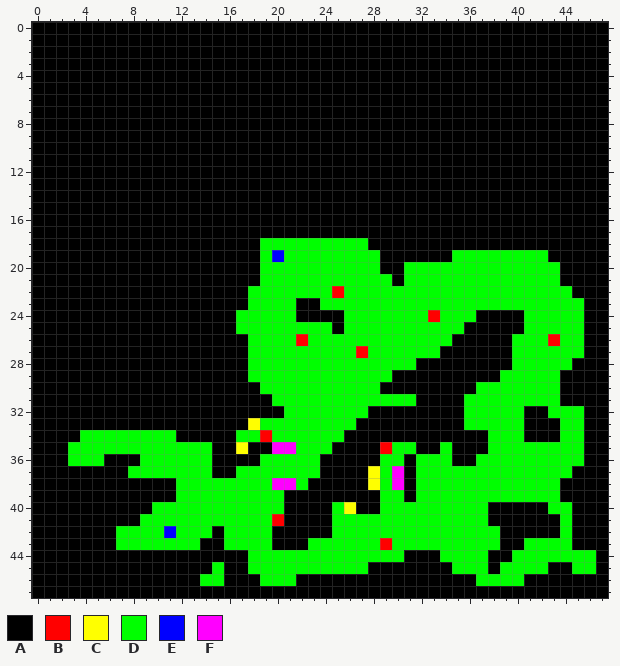
Two states of a pixel-art sprite, FromTheDregs/map/recent.png. Above: the version before the commit.
The file is 48x48 pixels.
Palette (. is transparent): A #000000  B #ff0000  C #ffff00  D #00ff00  E #0000ff  F #ff00ff
Pixels before, first column x 0:
 0 AAAAAAAAAAAAAAAAAAAAAAAAAAAAAAAAAAAAAAAAAAAAAAAA
 1 AAAAAAAAAAAAAAAAAAAAAAAAAAAAAAAAAAAAAAAAAAAAAAAA
 2 AAAAAAAAAAAAAAAAAAAAAAAAAAAAAAAAAAAAAAAAAAAAAAAA
 3 AAAAAAAAAAAAAAAAAAAAAAAAAAAAAAAAAAAAAAAAAAAAAAAA
 4 AAAAAAAAAAAAAAAAAAAAAAAAAAAAAAAAAAAAAAAAAAAAAAAA
 5 AAAAAAAAAAAAAAAAAAAAAAAAAAAAAAAAAAAAAAAAAAAAAAAA
 6 AAAAAAAAAAAAAAAAAAAAAAAAAAAAAAAAAAAAAAAAAAAAAAAA
 7 AAAAAAAAAAAAAAAAAAAAAAAAAAAAAAAAAAAAAAAAAAAAAAAA
 8 AAAAAAAAAAAAAAAAAAAAAAAAAAAAAAAAAAAAAAAAAAAAAAAA
 9 AAAAAAAAAAAAAAAAAAAAAAAAAAAAAAAAAAAAAAAAAAAAAAAA
10 AAAAAAAAAAAAAAAAAAAAAAAAAAAAAAAAAAAAAAAAAAAAAAAA
11 AAAAAAAAAAAAAAAAAAAAAAAAAAAAAAAAAAAAAAAAAAAAAAAA
12 AAAAAAAAAAAAAAAAAAAAAAAAAAAAAAAAAAAAAAAAAAAAAAAA
13 AAAAAAAAAAAAAAAAAAAAAAAAAAAAAAAAAAAAAAAAAAAAAAAA
14 AAAAAAAAAAAAAAAAAAAAAAAAAAAAAAAAAAAAAAAAAAAAAAAA
15 AAAAAAAAAAAAAAAAAAAAAAAAAAAAAAAAAAAAAAAAAAAAAAAA
16 AAAAAAAAAAAAAAAAAAAAAAAAAAAAAAAAAAAAAAAAAAAAAAAA
17 AAAAAAAAAAAAAAAAAAAAAAAAAAAAAAAAAAAAAAAAAAAAAAAA
18 AAAAAAAAAAAAAAAAAAADDDDDDDDDAAAAAAAAAAAAAAAAAAAA
19 AAAAAAAAAAAAAAAAAAADEDDDDDDDDAAAAAADDDDDDDDAAAAA
20 AAAAAAAAAAAAAAAAAAADDDDDDDDDDAADDDDDDDDDDDDDAAAA
21 AAAAAAAAAAAAAAAAAAADDDDDDDDDDDADDDDDDDDDDDDDAAAA
22 AAAAAAAAAAAAAAAAAADDDDDDDBDDDDDDDDDDDDDDDDDDDAAA
23 AAAAAAAAAAAAAAAAAADDDDAADDDDDDDDDDDDDDDDDDDDDDAA
24 AAAAAAAAAAAAAAAAADDDDDAAAADDDDDDDBDDDAAAADDDDDAA
25 AAAAAAAAAAAAAAAAADDDDDDDDADDDDDDDDDDAAAAADDDDDAA
26 AAAAAAAAAAAAAAAAAADDDDBDDDDDDDDDDDDAAAAADDDBDDAA
27 AAAAAAAAAAAAAAAAAADDDDDDDDDBDDDDDDAAAAAADDDDDDAA
28 AAAAAAAAAAAAAAAAAADDDDDDDDDDDDDDAAAAAAAADDDDDAAA
29 AAAAAAAAAAAAAAAAAADDDDDDDDDDDDAAAAAAAAADDDDDAAAA
30 AAAAAAAAAAAAAAAAAAADDDDDDDDDDAAAAAAAADDDDDDDAAAA
31 AAAAAAAAAAAAAAAAAAAADDDDDDDDDDDDAAAADDDDDDDDAAAA
32 AAAAAAAAAAAAAAAAAAAAADDDDDDDAAAAAAAADDDDDAADDDAA
33 AAAAAAAAAAAAAAAAAACDDDDDDDDAAAAAAAAADDDDDAAADDAA
34 AAAADDDDDDDDAAAAADDBDDDDDDAAAAAAAAAAAADDDAAADDAA
35 AAADDDDDDDDDDDDAACAAFFDDDAAAABDDAADAAADDDDDDDDAA
36 AAADDDAAADDDDDDAAAADDDDDAAAAADDADDDAADDDDDDDDDAA
37 AAAAAAAADDDDDDDAADDDDDDDAAAACDFADDDDDDDDDDDDDAAA
38 AAAAAAAAAAAADDDDDDDDFFDAAAAACDFADDDDDDDDDDDDAAAA
39 AAAAAAAAAAAADDDDDDDDDAAAAAAAADDADDDDDDDDDDDDAAAA
40 AAAAAAAAAADDDDDDDDDDDAAAADCAADDDDDDDDDAAAAADDAAA
41 AAAAAAAAADDDDDDDDDDDBAAAADDDDDDDDDDDDDAAAAAADAAA
42 AAAAAAADDDDEDDDADDDDAAAAADDDDDDDDDDDDDDAAAAADAAA
43 AAAAAAADDDDDDDAADDDDAAADDDDDDBDDDDDDDDDAADDDDAAA
44 AAAAAAAAAAAAAAAAAADDDDDDDDDDDDDAAADDDDAADDDDDDDA
45 AAAAAAAAAAAAAAADAADDDDDDDDDDAAAAAAADDDADDDDAADDA
46 AAAAAAAAAAAAAADDAAADDDAAAAAAAAAAAAAAADDDDAAAAAAA
47 AAAAAAAAAAAAAAAAAAAAAAAAAAAAAAAAAAAAAAAAAAAAAAAA
New version:
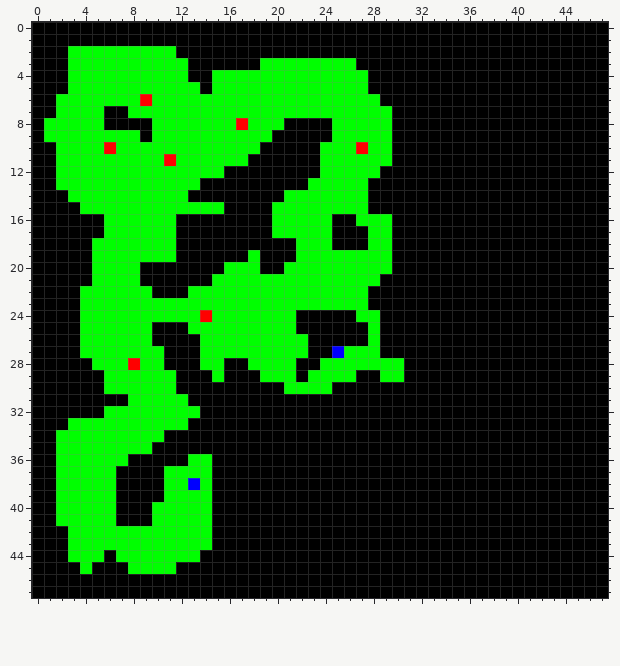
What changed:
Changed rows in their new state; - is an unchanged pixel.
first column x 1:
 2 --DDDDDDDDD-----------------------------------
 3 --DDDDDDDDDD------DDDDDDDD--------------------
 4 --DDDDDDDDDD--DDDDDDDDDDDDD-------------------
 5 --DDDDDDDDDDD-DDDDDDDDDDDDD-------------------
 6 -DDDDDDDBDDDDDDDDDDDDDDDDDDD------------------
 7 -DDDD--DDDDDDDDDDDDDDDDDDDDDD-----------------
 8 DDDDD----DDDDDDDBDDD----DDDDD-----------------
 9 DDDDDDDD-DDDDDDDDDD-----DDDDD-----------------
10 -DDDDBDDDDDDDDDDDD-----DDDBDD-----------------
11 -DDDDDDDDDBDDDDDD------DDDDDD-----------------
12 -DDDDDDDDDDDDDD--------DDDDD------------------
13 -DDDDDDDDDDDD---------DDDDD-------------------
14 --DDDDDDDDDD--------DDDDDDD-------------------
15 ---DDDDDDDDDDDD----DDDDDDDD-------------------
16 -----DDDDDD--------DDDDD--DDD-----------------
17 -----DDDDDD--------DDDDD---DD-----------------
18 ----DDDDDDD-------AAA---AAADD-----------------
19 ----DDDDDDD------DAAA-------D-----AAAAAAAA----
20 ----DDDD-------DDDAA--------D-AAAAAAAAAAAAA---
21 ----DDDD------DDDD----------A-AAAAAAAAAAAAA---
22 ---DDDDDD---DDDDD-------D--AAAAAAAAAAAAAAAAA--
23 ---DDDDDDDDDDDDDD----DD----AAAAAAAAAAAAAAAAAA-
24 ---DDDDDDDDDDBDD---------A--AAAAAAAA----AAAAA-
25 ---DDDDDD---DDDD-----AAA-AA-AAAAAAA-----AAAAA-
26 ---DDDDDD----DDDD----DAAAAA-AAAAAA-----AAAAAA-
27 ---DDDDDDD---DDDD-----AAE-D-AAAAA------AAAAAA-
28 ----DDDBDD---DD------AA-------A--------AAAAA--
29 -----DDDDDD---D--A---A----AA-D--------AAAAA---
30 -----DDDDDD-------AA----AAAA--------AAAAAAA---
31 -------DDDDD-------AAAAAAAAAAAA----AAAAAAAA---
32 -----DDDDDDDD-------AAAAAAA--------AAAAA--AAA-
33 --DDDDDDDDDD-----AAAAAAAAA---------AAAAA---AA-
34 -DD-------A-----AAAAAAAAA------------AAA---AA-
35 -D-------AAAAA--A--AAAAA----AAA--A---AAAAAAAA-
36 -D---DD-AAAA------AAAAA-----AA-AAA--AAAAAAAAA-
37 -DDDDD-AAA------AAAAAAA----AAA-AAAAAAAAAAAAA--
38 -DDDDD----D-E-AAAAAAAA-----AAA-AAAAAAAAAAAA---
39 -DDDDD----D---AAAAAA--------AA-AAAAAAAAAAAA---
40 -DDDDD--------AAAAAA----AA--AAAAAAAAA-----AA--
41 -DDDDD--A-----AAAAAA----AAAAAAAAAAAAA------A--
42 --DDDD----D----AAAA-----AAAAAAAAAAAAAA-----A--
43 --DDDD-------D-AAAA---AAAAAAAAAAAAAAAA--AAAA--
44 --DDD-DDDDDDD----AAAAAAAAAAAAA---AAAA--AAAAAAA
45 ---D---DDDD---A--AAAAAAAAAA-------AAA-AAAA--AA
46 -------------AA---AAA---------------AAAA------
